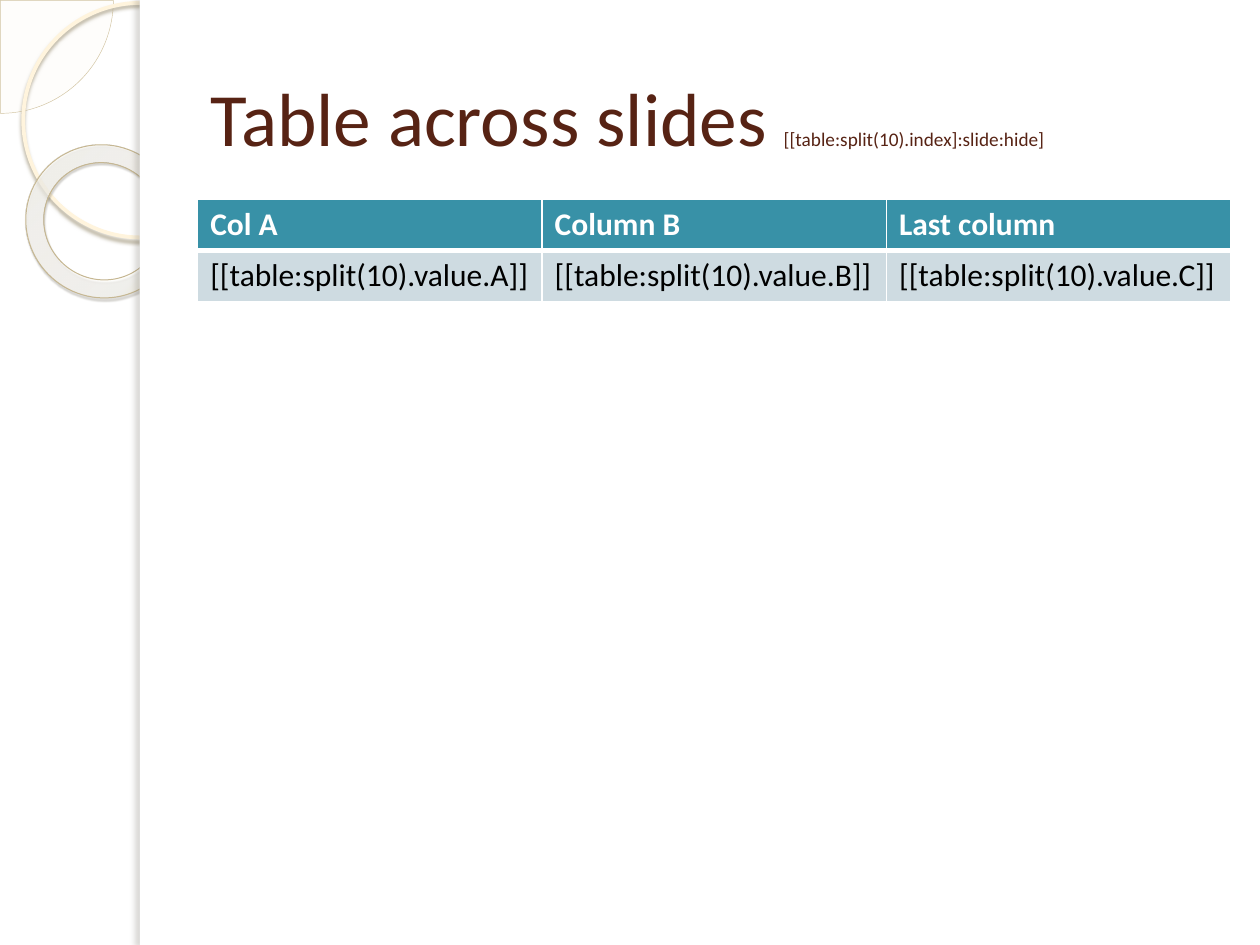
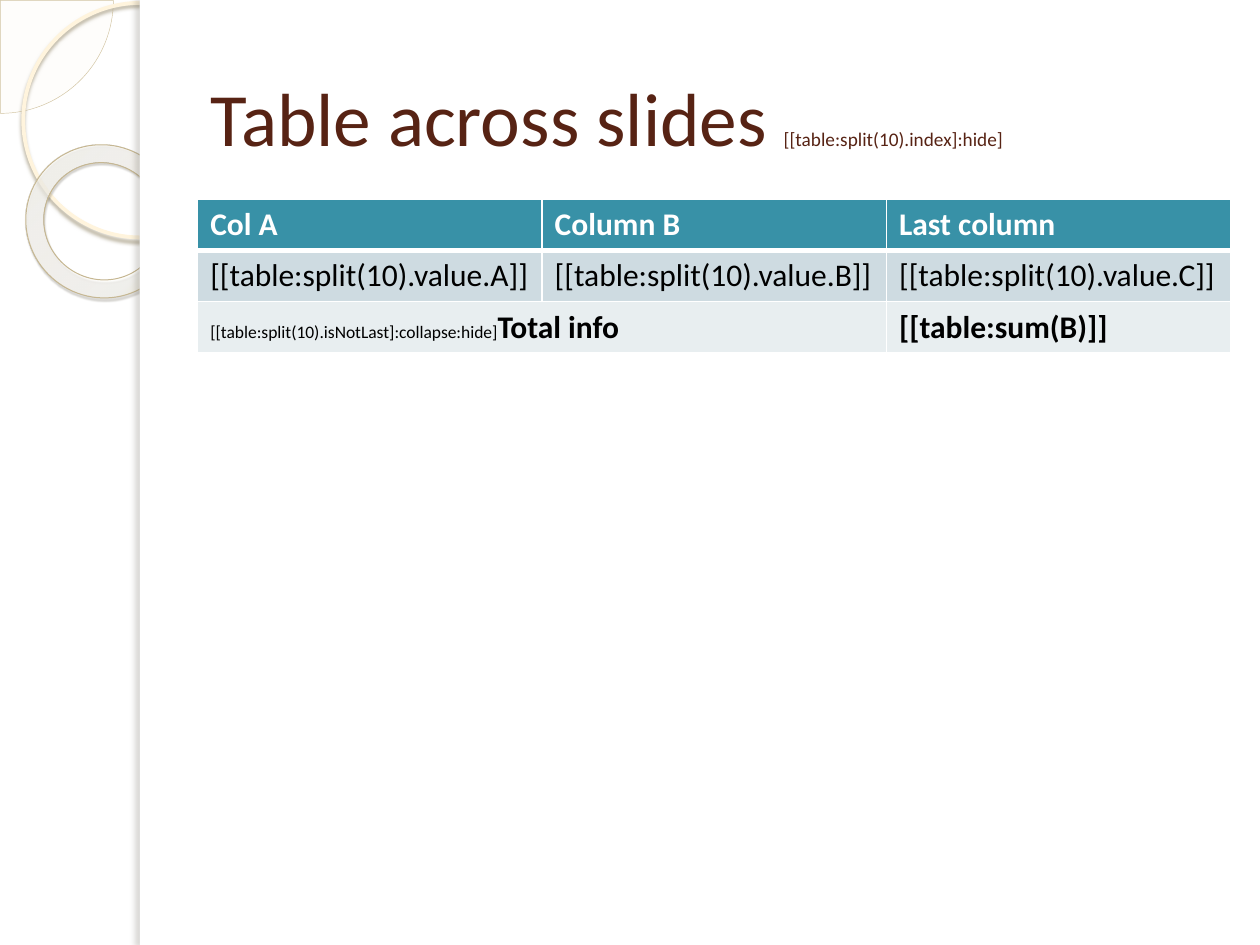
Before and after one commit to ngs-doo/TemplaterExamples, a slide deck: slide 5 of Intermediate/SharedCharts/template/charts.pptx. Drawn at 1260x945 pixels with LibreOffice and Linux fonts; fonts in the diff are those of the drawing; background and template pictures are left out. Boxes give left, top, right and bottom in pixels: in the first picture for what was removed or moved away, otherwise in the second. Text is boxed around its words. In the diff, an @@ line names an element or a change of style, - is before the commit and + after.

Commit message:
Expand table splitting pptx example
Show how to present footer row only on the last page (collapse/remove tags/rows when its not last page).
Also show how to present some table level aggregate on that last table, which is across entire table, not just entries on that slide.

```diff
--- a/Intermediate/SharedCharts/template/charts.pptx
+++ b/Intermediate/SharedCharts/template/charts.pptx
@@ title at [210,93,1003,149]: text changed @@
-Table across slides [[table:split(10).index]:slide:hide]
+Table across slides [[table:split(10).index]:hide]
@@ table at [198,199,1230,353] @@
+row 3: [[table:split(10).isNotLast]:collapse:hide]Total info |  | [[table:sum(B)]]
```
Also in this commit, not shown: 4 other files.
